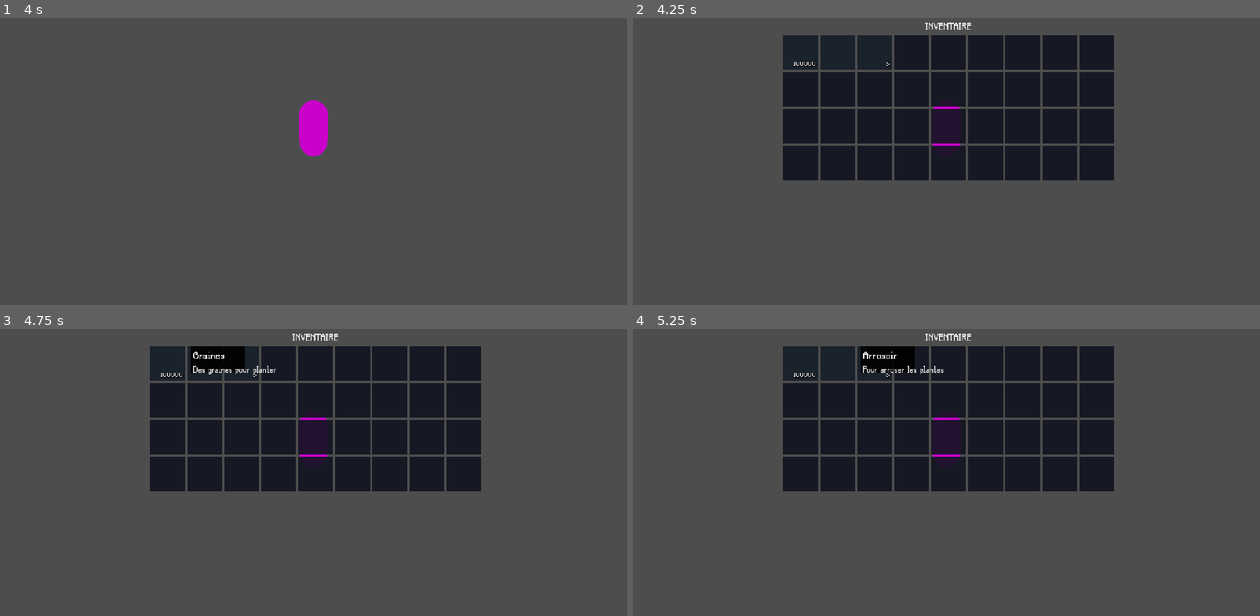
Above: before the commit, frames 1-4 (two rows, left to right).
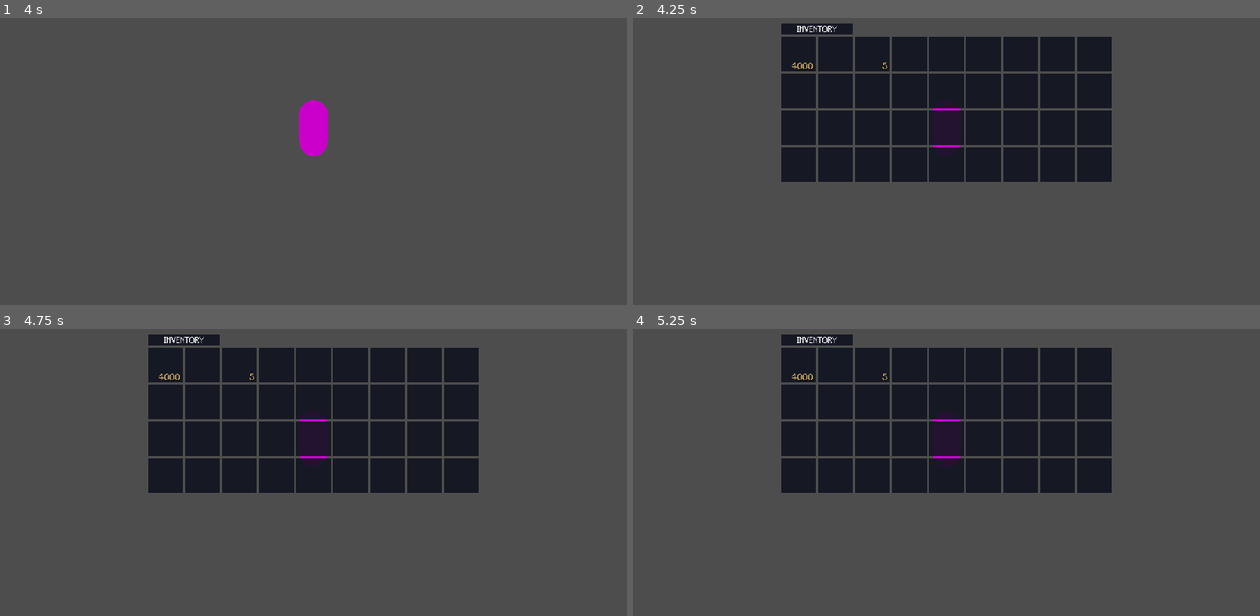
Above: after the commit, the same moments.

Repository: LeZellus/voxel
Game: Godot game, scene res://scenes/test/test_scene.tscn
Two runs of this game, one before a commit and one after it. Both use one fixed random seed, a clock stepped at 60 frames per second and the inputs below.
Inputs (mouse positions are in pixels of both pictures, inside the frame that each line leads up to):
- Up to frame 1 (4 s): tap Enter at 0.5, 3.5 s; move the mouse to (344, 127) at 0.52 s; hold E (interact) 0.53-1.28 s; hold W (move_forward) from 0.53 s (still down); click (344, 127) at 0.67 s; tap Space (jump) at 0.77, 1.52, 2.75, 3.02, 3.77 s; move the mouse to (282, 129) at 1.27 s; tap Shift (run) at 1.35 s; move the mouse to (326, 124) at 2.02 s; tap 1 at 2.1 s; move the mouse to (307, 135) at 2.77 s; tap 2 at 2.85 s; click (307, 135) at 2.92 s; move the mouse to (357, 132) at 3.52 s; tap 3 at 3.6 s
- Up to frame 2 (4.25 s): keep holding W (move_forward); tap Tab (toggle_inventory) at 4.15 s
- Up to frame 3 (4.75 s): release W (move_forward) at 4.25 s; click (163, 366) at 4.25 s, where only the run after the commit has a clickable "4000"
- Up to frame 4 (5.25 s): click (833, 366) at 5.02 s

Frame 1 is identical in both runs. In frame 2, 5.7% of the frame differs, in the area x 23-77%, y 1-58%; in frame 3, 6.4%; in frame 4, 6.4%.

Commit message:
fix style
add theme for button

Diff:
--- a/assets/resources/game_theme.tres
+++ b/assets/resources/game_theme.tres
@@ -1,7 +1,22 @@
-[gd_resource type="Theme" load_steps=2 format=3 uid="uid://dcsalqn1jq3b"]
+[gd_resource type="Theme" load_steps=6 format=3 uid="uid://dcsalqn1jq3b"]
 
 [ext_resource type="FontFile" uid="uid://b2ovnq4y084qx" path="res://assets/fonts/awcathode-webfont.ttf" id="1_culsm"]
+
+[sub_resource type="StyleBoxFlat" id="StyleBoxFlat_gvomj"]
+bg_color = Color(0.063, 0.078, 0.122, 0.7)
+
+[sub_resource type="StyleBoxFlat" id="StyleBoxFlat_xof4f"]
+bg_color = Color(0.063, 0.078, 0.122, 0.7)
+
+[sub_resource type="StyleBoxFlat" id="StyleBoxFlat_bcc5d"]
+bg_color = Color(0.063, 0.078, 0.122, 0.9)
+
+[sub_resource type="StyleBoxFlat" id="StyleBoxFlat_l4knd"]
 
 [resource]
 default_font = ExtResource("1_culsm")
 default_font_size = 16
+Button/styles/focus = SubResource("StyleBoxFlat_gvomj")
+Button/styles/hover = SubResource("StyleBoxFlat_xof4f")
+Button/styles/normal = SubResource("StyleBoxFlat_bcc5d")
+Button/styles/pressed = SubResource("StyleBoxFlat_l4knd")
--- a/project.godot
+++ b/project.godot
@@ -13,10 +13,6 @@
 config/name="Voxel"
 run/main_scene="res://scenes/test/test_scene.tscn"
 config/features=PackedStringArray("4.3", "Forward Plus")
-
-[autoload]
-
-TooltipManager="*res://scripts/manager/TooltipManager.gd"
 
 [file_customization]
 
--- a/scenes/UI/InventoryUI.tscn
+++ b/scenes/UI/InventoryUI.tscn
@@ -1,6 +1,19 @@
-[gd_scene load_steps=2 format=3 uid="uid://bgbwhja5u15sr"]
+[gd_scene load_steps=5 format=3 uid="uid://bgbwhja5u15sr"]
 
 [ext_resource type="Script" path="res://scripts/ui/InventoryUI.gd" id="1_js2po"]
+[ext_resource type="FontFile" uid="uid://b2ovnq4y084qx" path="res://assets/fonts/awcathode-webfont.ttf" id="2_0shbe"]
+
+[sub_resource type="StyleBoxFlat" id="StyleBoxFlat_xsy5f"]
+content_margin_left = 4.0
+content_margin_top = 4.0
+content_margin_right = 4.0
+content_margin_bottom = 4.0
+bg_color = Color(0.6, 0.6, 0.6, 0)
+
+[sub_resource type="StyleBoxFlat" id="StyleBoxFlat_ma5vy"]
+content_margin_left = 4.0
+content_margin_right = 4.0
+bg_color = Color(0.063, 0.078, 0.122, 0.9)
 
 [node name="InventoryUI" type="Control"]
 layout_mode = 3
@@ -12,25 +25,44 @@
 script = ExtResource("1_js2po")
 
 [node name="Panel" type="Panel" parent="."]
-custom_minimum_size = Vector2(600, 400)
 layout_mode = 1
 anchors_preset = 8
 anchor_left = 0.5
 anchor_top = 0.5
 anchor_right = 0.5
 anchor_bottom = 0.5
-offset_left = -20.0
-offset_top = -20.0
-offset_right = 20.0
-offset_bottom = 20.0
+grow_horizontal = 2
+grow_vertical = 2
+theme_override_styles/panel = SubResource("StyleBoxFlat_xsy5f")
+
+[node name="VBoxContainer" type="VBoxContainer" parent="Panel"]
+layout_mode = 1
+anchors_preset = 8
+anchor_left = 0.5
+anchor_top = 0.5
+anchor_right = 0.5
+anchor_bottom = 0.5
+offset_left = -168.0
+offset_top = -194.0
+offset_right = 168.0
+offset_bottom = 194.0
 grow_horizontal = 2
 grow_vertical = 2
 
-[node name="VBoxContainer" type="VBoxContainer" parent="Panel"]
-layout_mode = 0
-offset_right = 40.0
-offset_bottom = 40.0
+[node name="Label" type="Label" parent="Panel/VBoxContainer"]
+custom_minimum_size = Vector2(132, 0)
+layout_mode = 2
+size_flags_horizontal = 0
+theme_override_fonts/font = ExtResource("2_0shbe")
+theme_override_font_sizes/font_size = 16
+theme_override_styles/normal = SubResource("StyleBoxFlat_ma5vy")
+text = "INVENTORY"
+horizontal_alignment = 1
+vertical_alignment = 1
 
 [node name="InventoryGrid" type="GridContainer" parent="Panel/VBoxContainer"]
+custom_minimum_size = Vector2(0, 320)
 layout_mode = 2
+size_flags_horizontal = 4
+size_flags_vertical = 0
 columns = 9
--- a/scenes/ui/InventorySlot2D.tscn
+++ b/scenes/ui/InventorySlot2D.tscn
@@ -1,31 +1,44 @@
-[gd_scene load_steps=2 format=3 uid="uid://db3u1n1acklfl"]
+[gd_scene load_steps=6 format=3 uid="uid://db3u1n1acklfl"]
 
+[ext_resource type="Theme" uid="uid://dcsalqn1jq3b" path="res://assets/resources/game_theme.tres" id="1_4i8cp"]
 [ext_resource type="Script" path="res://scripts/ui/InventorySlot2D.gd" id="1_jjwjd"]
+[ext_resource type="Texture2D" uid="uid://dbo6crr5i74gn" path="res://assets/icons/sack_of_seed.webp" id="2_fhohn"]
+[ext_resource type="FontFile" uid="uid://b2ovnq4y084qx" path="res://assets/fonts/awcathode-webfont.ttf" id="3_vlj4i"]
 
-[node name="InventorySlot2D" type="Control"]
+[sub_resource type="StyleBoxFlat" id="StyleBoxFlat_qkvmc"]
+content_margin_right = 4.0
+bg_color = Color(0.6, 0.6, 0.6, 0)
+
+[node name="InventorySlot2D" type="Button"]
 z_index = 11
-layout_mode = 3
+custom_minimum_size = Vector2(64, 64)
+offset_right = 64.0
+offset_bottom = 64.0
+theme = ExtResource("1_4i8cp")
+script = ExtResource("1_jjwjd")
+
+[node name="IconTexture" type="TextureRect" parent="."]
+layout_mode = 1
 anchors_preset = 15
 anchor_right = 1.0
 anchor_bottom = 1.0
 grow_horizontal = 2
 grow_vertical = 2
-script = ExtResource("1_jjwjd")
-
-[node name="IconTexture" type="TextureRect" parent="."]
-layout_mode = 0
-offset_right = 40.0
-offset_bottom = 40.0
+texture = ExtResource("2_fhohn")
+expand_mode = 1
 
 [node name="QuantityLabel" type="Label" parent="."]
 layout_mode = 1
-anchors_preset = 3
-anchor_left = 1.0
+anchors_preset = 12
 anchor_top = 1.0
 anchor_right = 1.0
 anchor_bottom = 1.0
-offset_left = -40.0
-offset_top = -23.0
-grow_horizontal = 0
+offset_top = -20.0
+grow_horizontal = 2
 grow_vertical = 0
+theme_override_colors/font_color = Color(0.909804, 0.756863, 0.439216, 1)
+theme_override_fonts/font = ExtResource("3_vlj4i")
+theme_override_font_sizes/font_size = 16
+theme_override_styles/normal = SubResource("StyleBoxFlat_qkvmc")
+text = "Stack"
 horizontal_alignment = 2
--- a/scenes/ui/Tooltip.tscn
+++ b/scenes/ui/Tooltip.tscn
@@ -1,6 +1,75 @@
-[gd_scene load_steps=2 format=3 uid="uid://dvacem73v7g8c"]
+[gd_scene load_steps=2 format=3 uid="uid://flj41j14g7i6"]
 
-[ext_resource type="Script" path="res://scripts/ui/Tooltip.gd" id="1_o82nm"]
+[sub_resource type="GDScript" id="GDScript_6354g"]
+script/source = "extends Control
+
+@onready var item_name: Label = $Background/VBoxContainer/ItemName
+@onready var item_description: Label = $Background/VBoxContainer/ItemDescription
+@onready var background: Panel = $Background
+
+func _ready():
+	# Configure le style de base
+	modulate.a = 0.0
+
+	# Configure le fond noir
+	setup_background_style()
+
+	# Configure les styles de texte
+	setup_text_styles()
+
+	# Animation d'apparition
+	var tween = create_tween()
+	tween.tween_property(self, \"modulate:a\", 1.0, 0.2)
+
+func setup_background_style():
+	# Crée un fond noir avec bordure
+	var style_box = StyleBoxFlat.new()
+	style_box.bg_color = Color(0.0, 0.0, 0.0, 0.9)  # Noir semi-transparent
+
+	# Ajoute du padding
+	style_box.content_margin_left = 600
+	style_box.content_margin_right = 600
+	style_box.content_margin_top = 600
+	style_box.content_margin_bottom = 600
+
+	background.add_theme_stylebox_override(\"panel\", style_box)
+	background.custom_minimum_size = Vector2(268, 50)  # Taille minimale
+	background.size = Vector2(400, 100)  # Taille de base
+
+	# Forcez le VBoxContainer à respecter les marges
+	var vbox = $Background/VBoxContainer
+	vbox.set_anchors_and_offsets_preset(Control.PRESET_FULL_RECT)
+	vbox.offset_left = 4
+	vbox.offset_right = -4
+	vbox.offset_top = 4
+	vbox.offset_bottom = -4
+
+func setup_text_styles():
+	# Style pour le nom (plus gros)
+	item_name.add_theme_font_size_override(\"font_size\", 20)
+
+	# Style pour la description (taille normale)
+	item_description.add_theme_color_override(\"font_color\", Color(0.9, 0.9, 0.9, 1.0))  # Blanc cassé
+
+func setup_tooltip(item: Item):
+	# Configure la tooltip avec les données de l'item
+	if not item:
+		print(\"Tooltip: item est null\")
+		return
+
+	# Configure le texte
+	item_name.text = item.name if \"name\" in item else \"Item\"
+	item_description.text = item.description if \"description\" in item else \"\"
+
+	# Ajuste la taille si nécessaire
+	await get_tree().process_frame
+	adjust_size()
+
+func adjust_size():
+	# Ajuste la taille de la tooltip selon le contenu
+	background.size = Vector2.ZERO
+	size = Vector2.ZERO
+"
 
 [node name="Tooltip" type="Control"]
 z_index = 10
@@ -10,12 +79,10 @@
 anchor_bottom = 1.0
 grow_horizontal = 2
 grow_vertical = 2
-script = ExtResource("1_o82nm")
+script = SubResource("GDScript_6354g")
 
 [node name="Background" type="Panel" parent="."]
-layout_mode = 0
-offset_right = 40.0
-offset_bottom = 40.0
+layout_mode = 1
 
 [node name="VBoxContainer" type="VBoxContainer" parent="Background"]
 layout_mode = 0
--- a/scripts/UI/InventoryUI.gd
+++ b/scripts/UI/InventoryUI.gd
@@ -14,15 +14,12 @@
 	process_mode = Node.PROCESS_MODE_ALWAYS
 	set_process_input(true)
 
-	# Configure le TooltipManager pour utiliser cette UI comme parent
-	TooltipManager.set_tooltip_parent(self)
-
 	if inventory_grid:
 		inventory_grid.columns = 9
 		create_simple_slots()
 
 func _input(event):
-	if visible and event is InputEventKey and event.pressed and event.keycode == KEY_E:
+	if visible and event is InputEventKey and event.pressed and event.keycode == KEY_TAB:
 		toggle_inventory()
 		get_viewport().set_input_as_handled()
 
@@ -41,49 +38,14 @@
 	for child in inventory_grid.get_children():
 		child.queue_free()
 
+	var slot_scene = preload("res://scenes/ui/InventorySlot2D.tscn")
+
 	for i in range(36):
-		# Crée un Panel pour le fond
-		var slot_panel = Panel.new()
-		slot_panel.custom_minimum_size = Vector2(64, 64)
+		var slot_instance = slot_scene.instantiate()
+		slot_instance.gui_input.connect(_on_slot_input.bind(i))
 
-		# Style du fond
-		var style_box = StyleBoxFlat.new()
-		style_box.bg_color = Color(0.2, 0.2, 0.2, 0.8)
-		style_box.border_width_left = 2
-		style_box.border_width_right = 2
-		style_box.border_width_top = 2
-		style_box.border_width_bottom = 2
-		style_box.border_color = Color(0.5, 0.5, 0.5, 1.0)
-		style_box.corner_radius_top_left = 4
-		style_box.corner_radius_top_right = 4
-		style_box.corner_radius_bottom_left = 4
-		style_box.corner_radius_bottom_right = 4
-
-		slot_panel.add_theme_stylebox_override("panel", style_box)
-
-		# Ajoute l'icône
-		var icon = TextureRect.new()
-		icon.name = "IconTexture"
-		icon.stretch_mode = TextureRect.STRETCH_KEEP_ASPECT_CENTERED
-		icon.anchors_preset = Control.PRESET_FULL_RECT
-		slot_panel.add_child(icon)
-
-		# Ajoute le label de quantité
-		var quantity = Label.new()
-		quantity.name = "QuantityLabel"
-		quantity.anchors_preset = Control.PRESET_BOTTOM_RIGHT
-		quantity.add_theme_color_override("font_color", Color.WHITE)
-		slot_panel.add_child(quantity)
-
-		# Attache le script InventorySlot2D
-		var script = load("res://scripts/ui/InventorySlot2D.gd")
-		slot_panel.set_script(script)
-
-		# Connexions pour les clics
-		slot_panel.gui_input.connect(_on_slot_input.bind(i))
-
-		inventory_grid.add_child(slot_panel)
-		slot_scenes.append(slot_panel)
+		inventory_grid.add_child(slot_instance)
+		slot_scenes.append(slot_instance)
 
 func _on_slot_input(event: InputEvent, slot_index: int):
 	if event is InputEventMouseButton and event.pressed and event.button_index == MOUSE_BUTTON_LEFT:
@@ -95,10 +57,6 @@
 
 func toggle_inventory():
 	visible = !visible
-
-	# Cache les tooltips quand l'inventaire se ferme
-	if not visible:
-		TooltipManager.hide_tooltip()
 
 	if visible:
 		Input.mouse_mode = Input.MOUSE_MODE_VISIBLE
--- a/scripts/manager/InventoryManager.gd
+++ b/scripts/manager/InventoryManager.gd
@@ -1,9 +1,7 @@
 # InventoryManager.gd - Gestionnaire principal à attacher au joueur
-# À sauvegarder dans : res://scripts/InventoryManager.gd
 extends Node
 
-# Pour l'instant on utilise l'UI simple, plus tard on pourra utiliser la vraie scène
-# @export var inventory_ui_scene: PackedScene = preload("res://scenes/ui/InventoryUI.tscn")
+@export var inventory_ui_scene: PackedScene = preload("res://scenes/ui/InventoryUI.tscn")
 
 var inventory: Inventory
 var inventory_ui: Control
@@ -11,7 +9,6 @@
 func _ready():
 	print("InventoryManager _ready() démarré")
 
-	# IMPORTANT: Configure le nœud pour continuer à fonctionner en pause
 	process_mode = Node.PROCESS_MODE_ALWAYS
 
 	# Crée l'inventaire
@@ -19,88 +16,49 @@
 	add_child(inventory)
 	print("Inventory créé et ajouté")
 
-	# Crée l'interface (version simple pour l'instant)
+	# Attendre que l'inventory soit prêt
+	await get_tree().process_frame
+
+	# Crée l'interface
 	create_inventory_ui()
-	print("create_inventory_ui() appelé")
 
 	# Configure les actions d'input
 	setup_input_actions()
 
 	print("InventoryManager initialisé")
-	print("inventory_ui est: ", inventory_ui)
 
 func create_inventory_ui():
 	print("create_inventory_ui() démarré")
 
-	# Crée l'UI avec la structure attendue par InventoryUI.gd
-	inventory_ui = Control.new()
-	inventory_ui.name = "InventoryUI"
-	inventory_ui.set_anchors_and_offsets_preset(Control.PRESET_FULL_RECT)
+	if not inventory_ui_scene:
+		print("Erreur: inventory_ui_scene non défini")
+		return
+
+	# Instancie la scène
+	inventory_ui = inventory_ui_scene.instantiate()
 	inventory_ui.visible = false
 	inventory_ui.process_mode = Node.PROCESS_MODE_ALWAYS
-
-	# Structure attendue : Panel/VBoxContainer/InventoryGrid
-	var panel = Panel.new()
-	panel.name = "Panel"
-
-	# CORRECTION: Centrage réel du panel
-	panel.anchor_left = 0.5
-	panel.anchor_right = 0.5
-	panel.anchor_top = 0.5
-	panel.anchor_bottom = 0.5
-	panel.offset_left = -300   # -width/2
-	panel.offset_right = 300   # width/2
-	panel.offset_top = -200    # -height/2
-	panel.offset_bottom = 200  # height/2
-
-	var vbox = VBoxContainer.new()
-	vbox.name = "VBoxContainer"
-	vbox.set_anchors_and_offsets_preset(Control.PRESET_FULL_RECT)
-
-	var grid = GridContainer.new()
-	grid.name = "InventoryGrid"
-	grid.columns = 9
-
-	# Style du panel
-	var style_box = StyleBoxFlat.new()
-	style_box.bg_color = Color(0.15, 0.15, 0.15, 0.0)
-	panel.add_theme_stylebox_override("panel", style_box)
-
-	# Titre de l'inventaire
-	var title = Label.new()
-	title.text = "INVENTAIRE"
-	title.horizontal_alignment = HORIZONTAL_ALIGNMENT_CENTER
-	title.add_theme_color_override("font_color", Color.WHITE)
-	title.add_theme_font_size_override("font_size", 18)
-
-	# Assemble la hiérarchie
-	inventory_ui.add_child(panel)
-	panel.add_child(vbox)
-	vbox.add_child(title)
-	vbox.add_child(grid)
-
-	# Charge et attache le script InventoryUI
-	var script = load("res://scripts/ui/InventoryUI.gd")
-	if script:
-		inventory_ui.set_script(script)
-		print("Script InventoryUI.gd attaché")
-
-		# Initialise l'UI après avoir attaché le script
-		await get_tree().process_frame
-		inventory_ui.setup_inventory(inventory, self)
-	else:
-		print("Attention: Script InventoryUI.gd non trouvé")
 
 	# Ajoute à la scène
 	get_tree().current_scene.add_child(inventory_ui)
 	print("UI ajoutée à la scène")
 
+	# Attendre que l'UI soit prête
+	await get_tree().process_frame
+
+	# Initialise l'UI avec l'inventory
+	if inventory and inventory_ui and inventory_ui.has_method("setup_inventory"):
+		inventory_ui.setup_inventory(inventory, self)
+		print("setup_inventory() appelé avec succès")
+	else:
+		print("Erreur: Impossible d'initialiser l'UI")
+		print("inventory: ", inventory)
+		print("inventory_ui: ", inventory_ui)
+
 func setup_input_actions():
-	# Supprime l'action si elle existe déjà pour la recréer
 	if InputMap.has_action("toggle_inventory"):
 		InputMap.erase_action("toggle_inventory")
 
-	# Crée l'action
 	InputMap.add_action("toggle_inventory")
 	var key_event = InputEventKey.new()
 	key_event.keycode = KEY_TAB
@@ -109,18 +67,14 @@
 	print("Action toggle_inventory créée avec la touche TAB")
 
 func _input(event):
-	# Utilise l'action configurée au lieu du test direct de touche
 	if Input.is_action_just_pressed("toggle_inventory"):
 		print("Action toggle_inventory détectée!")
-		# Vérification de sécurité
 		if inventory_ui != null:
-			# Ne gère l'input que si l'inventaire est fermé
 			toggle_inventory()
 		else:
 			print("Erreur: inventory_ui est null!")
 
 func toggle_inventory():
-	# Double vérification de sécurité
 	if not inventory_ui:
 		print("Erreur: Impossible de basculer l'inventaire - inventory_ui est null")
 		return
@@ -132,11 +86,9 @@
 	print("Inventaire maintenant: ", "visible" if inventory_ui.visible else "caché")
 
 	if inventory_ui.visible:
-		# Le jeu continue, on libère juste la souris
 		Input.mouse_mode = Input.MOUSE_MODE_VISIBLE
 		print("Souris libérée")
 	else:
-		# On capture la souris pour le mouvement de caméra
 		Input.mouse_mode = Input.MOUSE_MODE_CAPTURED
 		print("Souris capturée")
 
--- a/scripts/manager/TooltipManager.gd
+++ /dev/null
@@ -1,74 +0,0 @@
-# TooltipManager.gd - Gestionnaire global des tooltips
-# À sauvegarder dans : res://scripts/managers/TooltipManager.gd
-extends Node
-
-signal tooltip_requested(item_data: Item, global_position: Vector2)
-signal tooltip_hidden
-
-var tooltip_scene: PackedScene
-var current_tooltip: Control
-var tooltip_parent: Control
-
-func _ready():
-	# Charge la scène de tooltip
-	tooltip_scene = preload("res://scenes/ui/Tooltip.tscn")
-
-func set_tooltip_parent(parent: Control):
-	"""Définit le parent où afficher les tooltips (généralement l'UI principale)"""
-	tooltip_parent = parent
-
-func show_tooltip(item: Item, global_pos: Vector2):
-	"""Affiche une tooltip pour un item à la position donnée"""
-	if not item or not tooltip_parent:
-		return
-
-	hide_tooltip()
-
-	current_tooltip = tooltip_scene.instantiate()
-	tooltip_parent.add_child(current_tooltip)
-
-	# Configure la tooltip
-	if current_tooltip.has_method("setup_tooltip"):
-		current_tooltip.setup_tooltip(item)
-
-	# Attendre une frame pour que la taille soit calculée
-	await get_tree().process_frame
-
-	# Ajuste la position pour éviter les débordements
-	var adjusted_pos = _adjust_position_for_screen(global_pos, current_tooltip.size)
-	current_tooltip.global_position = adjusted_pos
-
-	emit_signal("tooltip_requested", item, global_pos)
-
-func _adjust_position_for_screen(pos: Vector2, tooltip_size: Vector2) -> Vector2:
-	"""Ajuste la position pour garder la tooltip à l'écran"""
-	if not tooltip_parent:
-		return pos
-
-	var screen_size = tooltip_parent.get_viewport().get_visible_rect().size
-	var adjusted_pos = pos
-
-	# Évite débordement à droite
-	if pos.x + tooltip_size.x > screen_size.x:
-		adjusted_pos.x = pos.x - tooltip_size.x - 10
-
-	# Évite débordement en bas
-	if pos.y + tooltip_size.y > screen_size.y:
-		adjusted_pos.y = screen_size.y - tooltip_size.y - 10
-
-	# Évite débordement en haut
-	if adjusted_pos.y < 0:
-		adjusted_pos.y = 10
-
-	return adjusted_pos
-
-func hide_tooltip():
-	"""Cache la tooltip actuelle"""
-	if current_tooltip:
-		current_tooltip.queue_free()
-		current_tooltip = null
-		emit_signal("tooltip_hidden")
-
-func is_tooltip_visible() -> bool:
-	"""Retourne true si une tooltip est actuellement affichée"""
-	return current_tooltip != null
--- a/scripts/test/TestInventory.gd
+++ b/scripts/test/TestInventory.gd
@@ -65,7 +65,7 @@
 	# Ajoute les items via l'inventory_manager
 	if inventory_manager.has_method("add_item_to_inventory"):
 		print("Ajout des graines...")
-		var result1 = inventory_manager.add_item_to_inventory(test_item_1, 100000)
+		var result1 = inventory_manager.add_item_to_inventory(test_item_1, 4000)
 		print("Graines ajoutées, reste: ", result1)
 
 		print("Ajout de l'arrosoir...")
--- a/scripts/ui/InventorySlot2D.gd
+++ b/scripts/ui/InventorySlot2D.gd
@@ -9,39 +9,19 @@
 var tooltip_manager: Node
 
 func _ready():
-	# Configure le fond de la case
 	setup_background()
 
 	# Configure l'icône
 	icon_texture.stretch_mode = TextureRect.STRETCH_KEEP_ASPECT_CENTERED
-	icon_texture.expand_mode = TextureRect.EXPAND_FIT_WIDTH_PROPORTIONAL
 	icon_texture.anchors_preset = Control.PRESET_FULL_RECT
 
-	icon_texture.stretch_mode = TextureRect.STRETCH_KEEP_ASPECT_CENTERED
-	icon_texture.set_anchors_and_offsets_preset(Control.PRESET_FULL_RECT)
-	icon_texture.size = Vector2(48, 48)  # Plus petit que les 64x64 de la case
-	icon_texture.position = Vector2(8, 8)  # Centré avec marge
-
-	# Configure le label de quantité - SOLUTION ROBUSTE
+	# Configure le label de quantité
 	quantity_label.text = ""
-	# Position absolue depuis le coin bas-droit
-	quantity_label.position = Vector2(0, 0)  # Sera ajusté dynamiquement
-	quantity_label.anchor_left = 1.0
-	quantity_label.anchor_right = 1.0
-	quantity_label.anchor_top = 1.0
-	quantity_label.anchor_bottom = 1.0
-	# Le label se dimensionne automatiquement selon son contenu
-	quantity_label.custom_minimum_size = Vector2.ZERO
-	quantity_label.autowrap_mode = TextServer.AUTOWRAP_OFF
-	quantity_label.clip_contents = false
-
-	# Style du texte
 	quantity_label.horizontal_alignment = HORIZONTAL_ALIGNMENT_RIGHT
 	quantity_label.vertical_alignment = VERTICAL_ALIGNMENT_BOTTOM
-	quantity_label.add_theme_color_override("font_color", Color.WHITE)
-	quantity_label.add_theme_font_size_override("font_size", 12)
+	quantity_label.anchors_preset = Control.PRESET_BOTTOM_RIGHT
 
-	# Ajoute une ombre pour améliorer la lisibilité
+	# Ajoute une ombre pour la lisibilité
 	quantity_label.add_theme_color_override("font_shadow_color", Color.BLACK)
 	quantity_label.add_theme_constant_override("shadow_offset_x", 1)
 	quantity_label.add_theme_constant_override("shadow_offset_y", 1)
@@ -54,10 +34,8 @@
 	tooltip_manager = get_node("/root/TooltipManager")
 
 func setup_background():
-	# Crée un fond sombre avec bordure
 	var style_box = StyleBoxFlat.new()
-	style_box.bg_color = Color(0.062, 0.078, 0.122, 0.9)  # Gris foncé semi-transparent
-
+	style_box.bg_color = Color(0.062, 0.078, 0.122, 0.9)
 	add_theme_stylebox_override("panel", style_box)
 
 func set_item(item: Item, qty: int = 1):
@@ -65,46 +43,25 @@
 	quantity = qty
 
 	if item == null or qty <= 0:
-		# Slot vide - fond normal
 		update_background_state(false)
 		icon_texture.texture = null
 		quantity_label.text = ""
 		return
 
-	# Slot occupé - fond légèrement différent
 	update_background_state(true)
 	icon_texture.texture = item.icon
 
 	if qty > 1:
-		var qty_text = str(qty)
-		quantity_label.text = qty_text
-
-		# Position dynamique selon la taille du texte
-		_position_quantity_label(qty_text)
+		quantity_label.text = str(qty)
 	else:
 		quantity_label.text = ""
-
-func _position_quantity_label(text: String):
-	# Calcule la taille exacte du texte
-	var font = quantity_label.get_theme_default_font()
-	var font_size = 12  # Taille définie plus haut
-	var text_size = font.get_string_size(text, HORIZONTAL_ALIGNMENT_LEFT, -1, font_size)
-
-	# Position depuis le coin bas-droit avec marges de 4px
-	var x_pos = size.x - text_size.x - 4
-	var y_pos = size.y - text_size.y - 4
-
-	quantity_label.position = Vector2(x_pos, y_pos)
-	quantity_label.size = text_size
 
 func update_background_state(has_item: bool):
 	var style_box = StyleBoxFlat.new()
 
 	if has_item:
-		# Fond plus clair pour les cases occupées
 		style_box.bg_color = Color(0.082, 0.114, 0.157, 0.9)
 	else:
-		# Fond normal pour les cases vides
 		style_box.bg_color = Color(0.062, 0.078, 0.122, 0.9)
 
 	add_theme_stylebox_override("panel", style_box)
--- a/scripts/ui/Tooltip.gd
+++ /dev/null
@@ -1,68 +0,0 @@
-extends Control
-
-@onready var item_name: Label = $Background/VBoxContainer/ItemName
-@onready var item_description: Label = $Background/VBoxContainer/ItemDescription
-@onready var background: Panel = $Background
-
-func _ready():
-	# Configure le style de base
-	modulate.a = 0.0
-
-	# Configure le fond noir
-	setup_background_style()
-
-	# Configure les styles de texte
-	setup_text_styles()
-
-	# Animation d'apparition
-	var tween = create_tween()
-	tween.tween_property(self, "modulate:a", 1.0, 0.2)
-
-func setup_background_style():
-	# Crée un fond noir avec bordure
-	var style_box = StyleBoxFlat.new()
-	style_box.bg_color = Color(0.0, 0.0, 0.0, 0.9)  # Noir semi-transparent
-
-	# Ajoute du padding
-	style_box.content_margin_left = 80
-	style_box.content_margin_right = 80
-	style_box.content_margin_top = 60
-	style_box.content_margin_bottom = 60
-
-	background.add_theme_stylebox_override("panel", style_box)
-	background.custom_minimum_size = Vector2(100, 50)  # Taille minimale
-	background.size = Vector2(200, 100)  # Taille de base
-
-	# Forcez le VBoxContainer à respecter les marges
-	var vbox = $Background/VBoxContainer
-	vbox.set_anchors_and_offsets_preset(Control.PRESET_FULL_RECT)
-	vbox.offset_left = 4
-	vbox.offset_right = -4
-	vbox.offset_top = 4
-	vbox.offset_bottom = -4
-
-func setup_text_styles():
-	# Style pour le nom (plus gros)
-	item_name.add_theme_font_size_override("font_size", 20)
-
-	# Style pour la description (taille normale)
-	item_description.add_theme_color_override("font_color", Color(0.9, 0.9, 0.9, 1.0))  # Blanc cassé
-
-func setup_tooltip(item: Item):
-	# Configure la tooltip avec les données de l'item
-	if not item:
-		print("Tooltip: item est null")
-		return
-
-	# Configure le texte
-	item_name.text = item.name if "name" in item else "Item"
-	item_description.text = item.description if "description" in item else ""
-
-	# Ajuste la taille si nécessaire
-	await get_tree().process_frame
-	adjust_size()
-
-func adjust_size():
-	# Ajuste la taille de la tooltip selon le contenu
-	background.size = Vector2.ZERO
-	size = Vector2.ZERO
